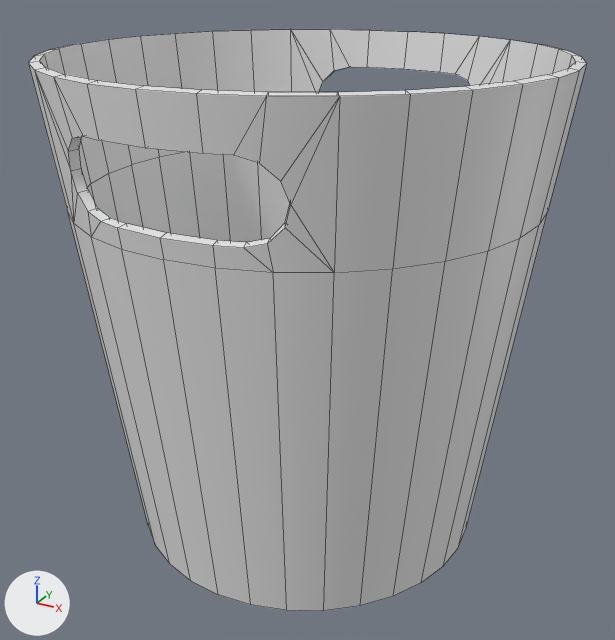
Renders of the FBX model Assets/Models/Environment/Dustbin.fbx from each side of a commit.
Before and after are seen from a 50 mm camera at (0.557, -1.013, 0.824) aimed at (0.006, -0.01, 0.322). Lighting does not change. The marker at lower left points along +X, +Y and +Z. Mesh edges are drawn as thin lines. Where no turn or scale is listed for an object, it has been applied to the vertices.

In view in the first picture: 'Dustbin'.
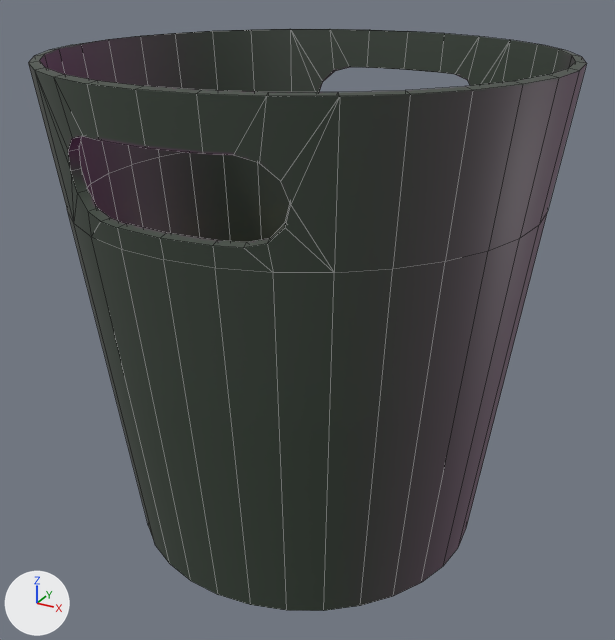
Edits to the scene script, one JSON object a line:
```json
{"op": "add", "block": "img_dustbin_dustbin_normal_png", "code": ["img_dustbin_dustbin_normal_png = load_image('Dustbin_Dustbin_Normal.png', 'Materials/Dustbin_Dustbin_Normal.png', 512, 512, 'Non-Color')"]}
{"op": "add", "block": "img_dustbin_dustbin_diffuse_png", "code": ["img_dustbin_dustbin_diffuse_png = load_image('Dustbin_Dustbin_Diffuse.png', 'Materials/Dustbin_Dustbin_Diffuse.png', 512, 512, 'sRGB')"]}
{"op": "add", "block": "mat_dustbin", "code": "n2 = _N.new('ShaderNodeTexImage'); n2.name = 'Image Texture'"}
{"op": "add", "block": "mat_dustbin", "code": "n2.image = img_dustbin_dustbin_diffuse_png"}
{"op": "add", "block": "mat_dustbin", "code": "n3 = _N.new('ShaderNodeTexImage'); n3.name = 'Image Texture.001'"}
{"op": "add", "block": "mat_dustbin", "code": "n3.image = img_dustbin_dustbin_normal_png"}
{"op": "add", "block": "mat_dustbin", "code": "n4 = _N.new('ShaderNodeNormalMap'); n4.name = 'Normal Map'"}
{"block": "mat_dustbin", "where": "n0 = _N.new('ShaderNodeBsdfPrincipled'); n0.name = 'Principled BSDF'"}
{"op": "add", "block": "mat_dustbin", "code": "_L.new(n2.outputs[0], n0.inputs[0])  # 'Color' to 'Base Color'"}
{"op": "add", "block": "mat_dustbin", "code": "_L.new(n3.outputs[0], n4.inputs[1])  # 'Color' to 'Color'"}
{"op": "add", "block": "mat_dustbin", "code": "_L.new(n4.outputs[0], n0.inputs[5])  # 'Normal' to 'Normal'"}
```

Pixel boxes (x1, y1, x2, y2) of what changed, in the pictures (615 x 640 px):
```json
{"object": "Dustbin", "change": "surface changed", "before": [29, 29, 587, 611], "after": [29, 29, 587, 611], "on screen": "grey to black"}
```
